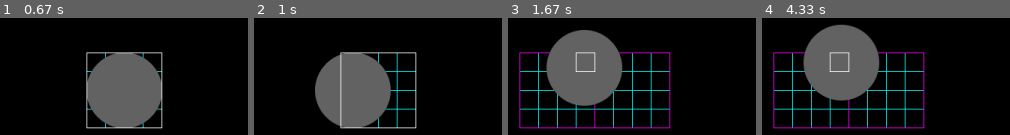
Above: before the commit, frames 1-4 (left to right).
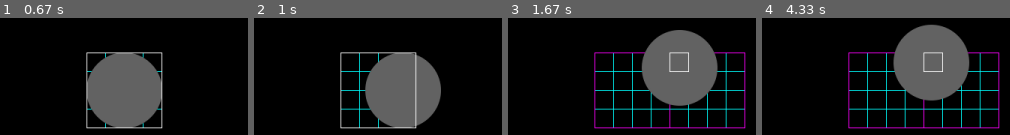
Above: after the commit, the same moments.

Repository: MathewKJ2048/pygame-jam-spring-2025
Game: pygame game, started from src/main.py
Same seed, same stepped clock (60 frames per second), same inputs: the game is played once before the commit and once after it.
Inputs:
- Up to frame 1 (0.67 s): tap S at 0.33 s
- Up to frame 2 (1 s): hold Right from 0.67 s (still down)
- Up to frame 3 (1.67 s): release Right at 1.13 s; hold Up 1.17-1.47 s; hold Right from 1.5 s (still down); tap S at 1.65 s
- Up to frame 4 (4.33 s): release Right at 1.97 s; hold Left 2-2.53 s; hold Down 2.57-2.87 s; hold Left 2.9-3.3 s; tap S at 3.05 s; hold Up 3.33-3.7 s; hold Right from 3.73 s (still down)

Frame 1 is identical in both runs. In frame 2, 25% of the frame differs, in the area x 24-76%, y 29-95%; in frame 3, 36%; in frame 4, 37%, in the area x 4-96%, y 5-95%.

Commit message:
architecture change to remove unnecessary dependent variable, plus bug fix movement

Diff:
--- a/src/main.py
+++ b/src/main.py
@@ -26,9 +26,9 @@
 		pressed_keys = pygame.key.get_pressed()
 		game.builder.v = Vector2(0,0)
 		if pressed_keys[pygame.K_LEFT]:
+			game.builder.v+=Vector2(-1,0)
+		if pressed_keys[pygame.K_RIGHT]:
 			game.builder.v+=Vector2(1,0)
-		if pressed_keys[pygame.K_RIGHT]:
-			game.builder.v+=Vector2(-1,0)
 		if pressed_keys[pygame.K_UP]:
 			game.builder.v+=Vector2(0,1)
 		if pressed_keys[pygame.K_DOWN]:
--- a/src/object.py
+++ b/src/object.py
@@ -9,3 +9,5 @@
 		else:
 			self.parent = None
 			self.level = 0
+	def size(self):
+		return SUBDIVISION**(-self.level)
--- a/src/render.py
+++ b/src/render.py
@@ -8,7 +8,7 @@
 def render_space(surface,s,game,color_override = None):
 	r = s.r
 	neighbours = [Vector2(1/2,1/2),Vector2(1/2,-1/2),Vector2(-1/2,-1/2),Vector2(-1/2,1/2)]
-	screen_points = [project(r+n*s.size,game) for n in neighbours]
+	screen_points = [project(r+n*s.size(),game) for n in neighbours]
 	color = MAGENTA
 	if s.level % 2 == 1:
 		color = CYAN
--- a/src/space.py
+++ b/src/space.py
@@ -5,26 +5,19 @@
 	def __init__(self,parent=None):
 		super().__init__(parent=parent)
 		self.children = []
-		if parent:
-			self.size = self.parent.size/SUBDIVISION
-		else:
-			self.size = 1
+
 	def contains(self,o):
 		diff_x = abs(self.r.x - o.r.x)
 		diff_y = abs(self.r.y - o.r.y)
-		return diff_x < self.size/2 and diff_y < self.size/2
+		return diff_x < self.size()/2 and diff_y < self.size()/2
 
 	def subdivide(self):
 		if len(self.children) != 0:
 			return False
-		N = SUBDIVISION
-		new_size = self.size/N
-		ct = 0
-		for i in range(N):
-			for j in range(N):
-				ct+=1
+		new_size = self.size()/SUBDIVISION
+		for i in range(SUBDIVISION):
+			for j in range(SUBDIVISION):
 				s = Space(parent=self)
-				s.r = self.r - (I+J)*self.size/2 + (I+J)*new_size/2 + i*I*new_size + j*J*new_size
+				s.r = self.r - (I+J)*self.size()/2 + (I+J)*new_size/2 + i*I*new_size + j*J*new_size
 				self.children.append(s)
-		assert ct == SUBDIVISION*SUBDIVISION
 		return True
